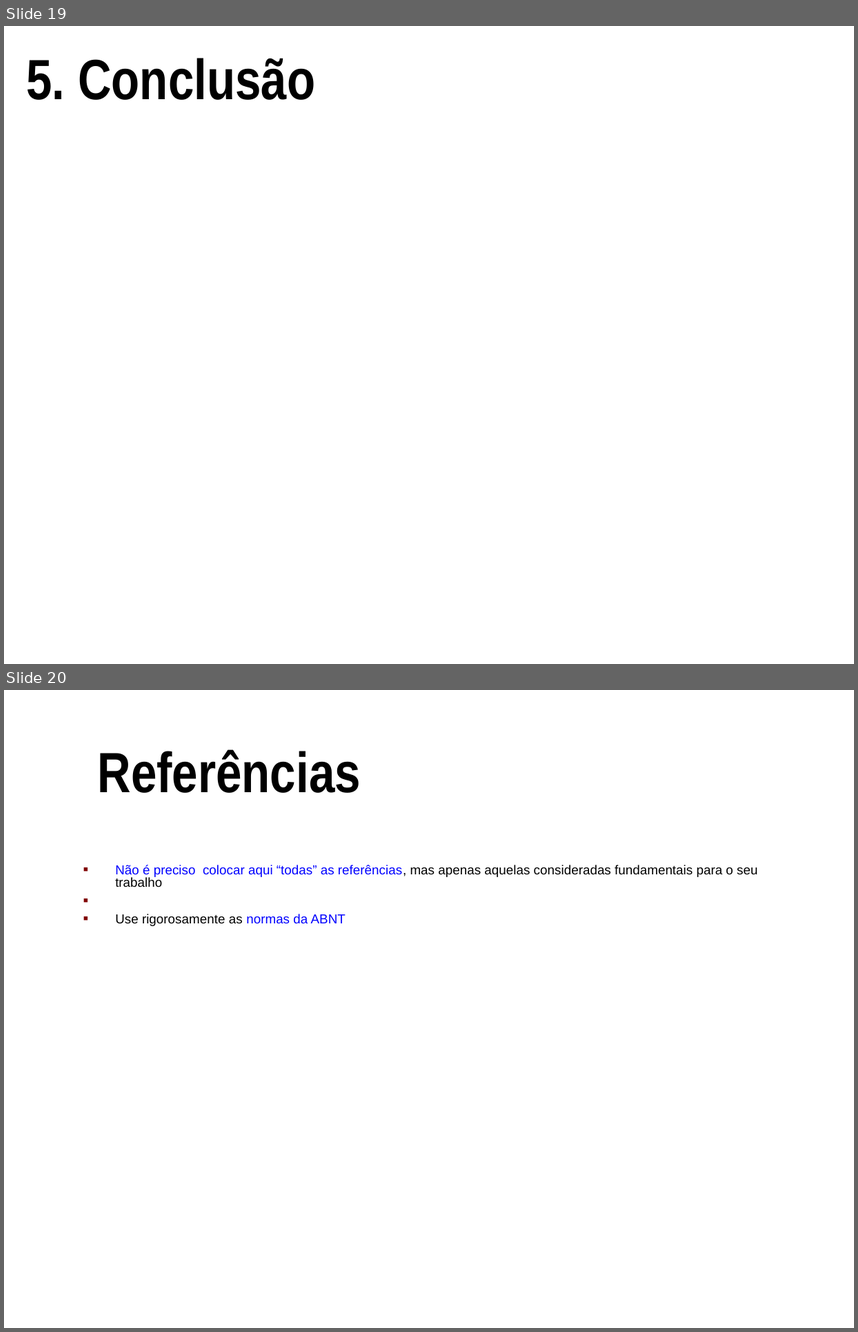
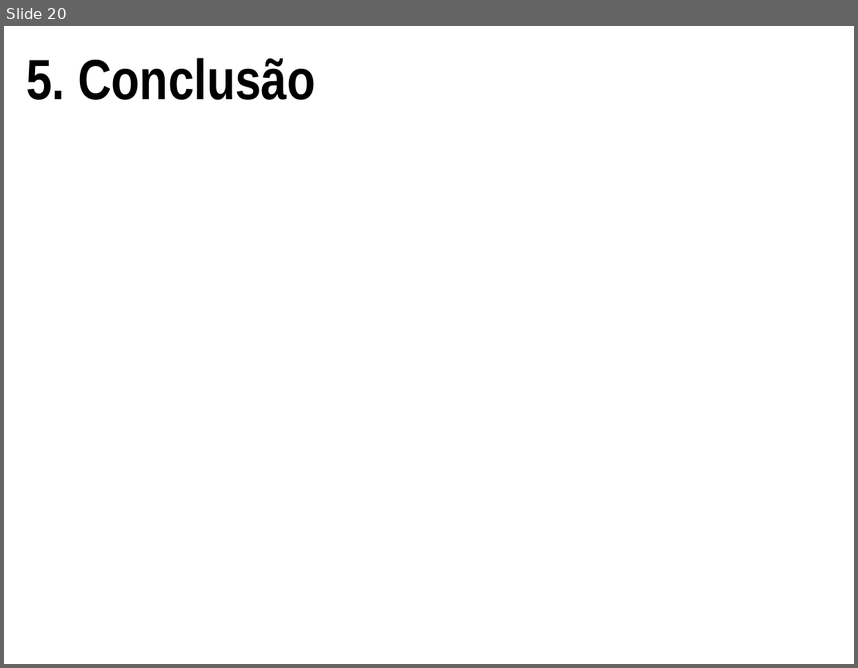
Before and after one commit to phsgregorio/imagem-medica, a slide deck: projectModel/Main.ppt. Shown one above the other, each under a label of ours: slides 19 and 20 before the commit, slide 20 after it. The pictures are 858x1332 and 858x668 pixels, drawn with LibreOffice and Linux fonts; fonts in the diff are those of the drawing. Boxes give left, top, right and bottom in pixels: in the first picture for what was removed or moved away, otherwise in the second. Text is boxed around its words. In the diff, an @@ line names an element or a change of style, - is before the commit and + after.

```diff
--- a/projectModel/Main.ppt
+++ b/projectModel/Main.ppt
@@ slide 20 removed at bbox=[4, 690, 854, 1328], background #FFFFFF @@
@@ title removed at bbox=[98, 749, 361, 793] @@
-Referências
@@ text removed at bbox=[115, 865, 757, 926] @@
-■ Não é preciso colocar aqui “todas” as referências, mas apenas aquelas consideradas fundamentais para o seu trabalho
-■ Use rigorosamente as normas da ABNT
@@ what was slide 19 is now slide 20 @@
```
Also in this commit, not shown: 5 slides changed, 4 slides added, 3 other slides removed.
